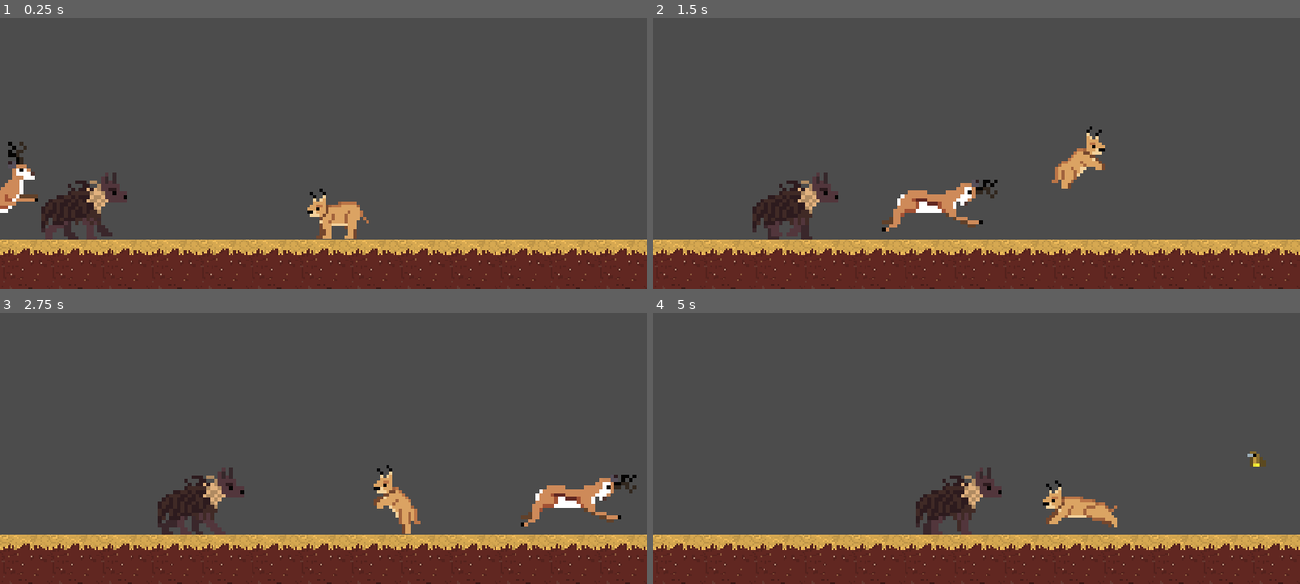
Above: before the commit, frames 1-4 (two rows, left to right).
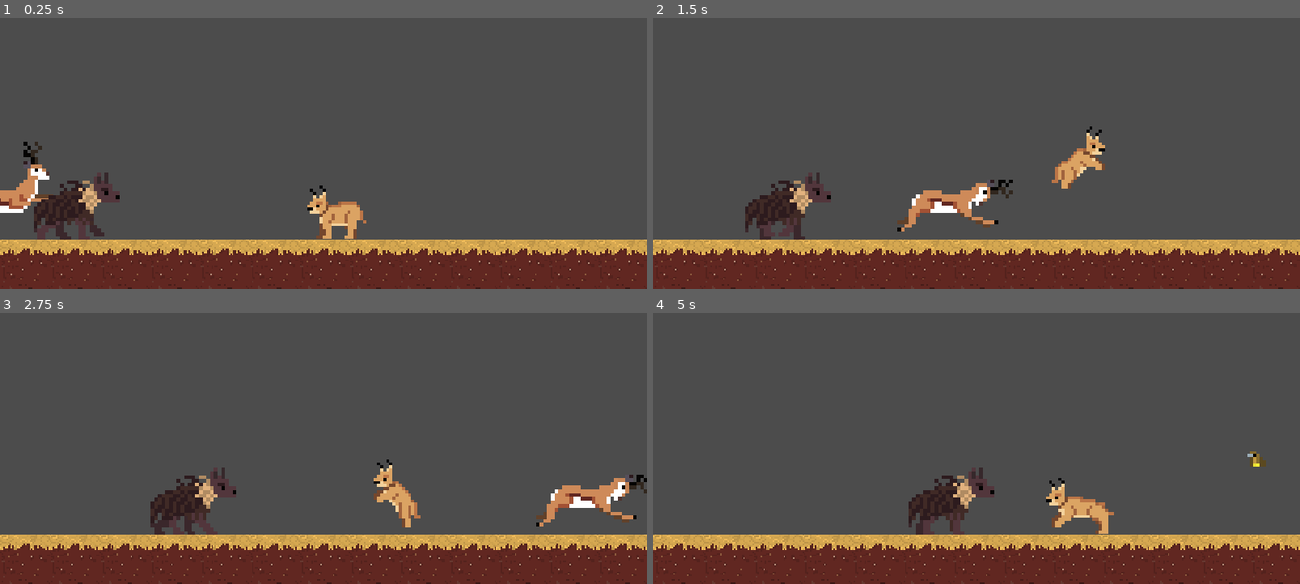
Above: after the commit, the same moments.

Repository: JoshuaW13/Floppa
Game: Godot game, scene res://World.tscn
Same seed, same stepped clock (60 frames per second), same inputs: the game is played once before the commit and once after it.
Inputs (mouse positions are in pixels of both pictures, inside the frame that each line leads up to):
- Up to frame 1 (0.25 s): no input
- Up to frame 2 (1.5 s): move the mouse to (1118, 96) at 0.52 s; hold D (MoveRight) from 0.53 s (still down); click (1118, 96) at 0.6 s; tap W (jump) at 0.77, 0.8, 1.07, 1.35 s; move the mouse to (847, 131) at 1.27 s
- Up to frame 3 (2.75 s): tap W (jump) at 1.52, 1.82, 2.3 s; click (194, 426) at 1.55 s; move the mouse to (388, 334) at 2.02 s; release D (MoveRight) at 2.03 s; hold A (MoveLeft) from 2.03 s (still down); click (388, 334) at 2.1 s
- Up to frame 4 (5 s): move the mouse to (944, 478) at 2.77 s; release A (MoveLeft) at 2.78 s; hold D (MoveRight) 2.78-4.28 s; click (944, 478) at 2.85 s; tap W (jump) at 3.02, 3.32, 3.6, 3.77, 4.07, 4.52, 4.82 s; move the mouse to (1170, 462) at 3.52 s; move the mouse to (782, 359) at 4.27 s; hold A (MoveLeft) from 4.28 s (still down); click (782, 359) at 4.35 s

The runs differ from the first frame. In frame 1, 2.2% of the frame differs, in the area x 0-57%, y 45-82%; in frame 2, 2.5%; in frame 3, 3.1%, in the area x 23-100%, y 54-82%; in frame 4, 1.5%.

Commit message:
Organized player animation code into state machine

Diff:
--- a/Actors/Player/PLayer.gd
+++ b/Actors/Player/PLayer.gd
@@ -8,6 +8,12 @@
 signal killed()
 
 #intitial variables
+enum states{
+	IDLE,
+	RUN,
+	JUMP,
+}
+var state = states.IDLE
 onready var animationPlayer = $AnimationPlayer;
 onready var invulnerableTimer = $InvulnerabilityTimer
 onready var damageStatesAnimations = $DamageStateAnimations;
@@ -78,72 +84,94 @@
 func jump(speed: Vector2, direction: Vector2):
 	return speed.y*direction.y
 
-#Decide animation state
-func _decide_state()-> void:
-	#Check for ground attack
-	if(Input.is_action_just_pressed("Attack") and is_on_floor()):
-		animationFree =0;
-		if (facing == "left"):
-			animationPlayer.play("AttackLeft");
-		elif (facing == "right"):
-			animationPlayer.play("AttackRight");
-	#Check if player is running
-	if(velocity.x < 0 and is_on_floor() and animationFree):
-		facing = "left";
-		animationPlayer.play("RunLeft");
-	elif(velocity.x > 0 and is_on_floor() and animationFree):
+#Animation State Handlers
+func idle_state():
+	if !is_on_floor():
+		state = states.JUMP
+		start_jump_anim()
+		return
+	if Input.is_action_just_pressed("Attack"):
+		attack()
+	if !animationFree:
+		return
+	if facing == "left":
+		animationPlayer.play("IdleLeft")
+	if facing == "right":
+		animationPlayer.play("IdleRight")
+	if velocity.x != 0:
+		state = states.RUN
+
+func run_state():
+	if !is_on_floor():
+		state = states.JUMP
+		start_jump_anim()
+		return
+	if Input.is_action_just_pressed("Attack"):
+		attack()
+	if !animationFree:
+		return
+	if velocity.x < 0:
+		facing = "left"
+		animationPlayer.play("RunLeft")
+	if velocity.x > 0:
 		facing = "right"
 		animationPlayer.play("RunRight")
-	#Check if Idle
-	elif( velocity.x == 0.0	and is_on_floor() and facing == "left" and animationFree):
-		animationPlayer.play("IdleLeft");
-	elif( velocity.x == 0 and is_on_floor() and facing == "right" and animationFree):
+	if velocity.x == 0:
+		state = states.IDLE
+
+func attack():
+	animationFree = 0;
+	if facing == "left":
+		animationPlayer.play("AttackLeft")
+	if facing == "right":
+		animationPlayer.play("AttackRight")
+
+func start_jump_anim():
+	if facing == "left":
+		animationPlayer.play("JumpLeftStart")
+		animationPlayer.queue("JumpLeft")
+	if facing == "right":
+		animationPlayer.play("JumpRightStart")
+		animationPlayer.queue("JumpRight")
+
+func jump_state():
+	if is_on_floor():
+		state = states.IDLE
+		attacked =0
+		return
+	if Input.is_action_just_pressed("Attack"):
+		if attacked == 0:
+			aerial_attack()
+
+func aerial_attack():
+	attacked = 1
+	if facing == "left":
+		animationPlayer.play("AerialAttackLeft")
+		animationPlayer.queue("JumpLeft")
+	if facing == "right":
+		animationPlayer.play("AerialAttackRight")
+		animationPlayer.queue("JumpRight")
+
+func _on_AnimationPlayer_animation_finished(anim_name: String) -> void:
+	animationFree = 1
+	if anim_name == "AttackLeft":
+		animationPlayer.play("IdleLeft")
+	if anim_name == "AttackRight":
 		animationPlayer.play("IdleRight")
-	#Check if Jumnp animations should start
-	elif((animationPlayer.current_animation == "RunLeft" or animationPlayer.current_animation == "IdleLeft")
-	and velocity.y <0 and !is_on_floor()):
-		facing = "left";
-		animationPlayer.play("JumpLeftStart");
-	elif((animationPlayer.current_animation == "RunRight" or animationPlayer.current_animation == "IdleRight")
-	and velocity.y <0 and !is_on_floor()):
-		facing = "right";
-		animationPlayer.play("JumpRightStart");
-	#Check if attack animations should play
-	elif(Input.is_action_just_pressed("Attack") and !is_on_floor() and attacked == 0):
-		attacked = 1
-		if (facing == "left"):
-			animationPlayer.play("AerialAttackLeft");
-		elif (facing == "right"):
-			animationPlayer.play("AerialAttackRight");
-
-
-
-#Some animation states play on finish of others
-func _on_AnimationPlayer_animation_finished(anim_name: String) -> void:
-	if anim_name == "JumpLeftStart":
-		animationPlayer.play("JumpLeft");
-	elif anim_name == "JumpRightStart":
-		animationPlayer.play("JumpRight")
-	elif anim_name == "AerialAttackLeft":
-		if !is_on_floor():
-			animationPlayer.play("JumpLeft");
-		elif is_on_floor():
-			animationPlayer.play("IdleLeft");
-	elif anim_name == "AerialAttackRight":
-		if !is_on_floor():
-			animationPlayer.play("JumpRight");
-		elif is_on_floor():
-			animationPlayer.play("IdleRight");
-	elif anim_name == "AttackLeft" or anim_name == "AttackRight":
-		animationFree = 1;
-
 
 func _physics_process(delta: float) -> void:
 	#print(health)
 	var is_jump_interrupted = Input.is_action_just_released("jump") and velocity.y <0.0 #see if jump interupted
 	if is_on_floor(): attacked = 0; #Check if can attack again
 	var direction = get_direction() #calc direction
-	_decide_state(); #deiced animation state
+	#handle animation state
+	match state:
+		states.IDLE:
+			idle_state()
+		states.RUN:
+			run_state()
+		states.JUMP:
+			jump_state()
 	velocity = calculate_move_velocity(velocity, PLAYER_SPEED, direction, is_jump_interrupted); #calc velocty
 	position.x = clamp(position.x, 16, screen_size.x-11);
 	position.y = clamp(position.y, 0 ,screen_size.y);
--- a/Actors/Player/PLayer.tscn
+++ b/Actors/Player/PLayer.tscn
@@ -220,7 +220,7 @@
 "times": PoolRealArray( 0.2 ),
 "transitions": PoolRealArray( 1 ),
 "update": 0,
-"values": [ Vector2( -26.0139, 1.18921 ) ]
+"values": [ Vector2( 7.72985, 5.05412 ) ]
 }
 tracks/3/type = "value"
 tracks/3/path = NodePath("Position2D2:scale")
@@ -317,10 +317,10 @@
 tracks/2/imported = false
 tracks/2/enabled = true
 tracks/2/keys = {
-"times": PoolRealArray( 0.2 ),
-"transitions": PoolRealArray( 1 ),
-"update": 0,
-"values": [ Vector2( -26.0139, 1.18921 ) ]
+"times": PoolRealArray( 0.2, 0.3 ),
+"transitions": PoolRealArray( 1, 1 ),
+"update": 0,
+"values": [ Vector2( -26.0139, 1.18921 ), Vector2( 7.5812, 5.50008 ) ]
 }
 tracks/3/type = "value"
 tracks/3/path = NodePath("Position2D2:scale")
@@ -803,8 +803,8 @@
 height = 16.918
 
 [sub_resource type="CapsuleShape2D" id=18]
-radius = 6.69691
-height = 12.1361
+radius = 16.3509
+height = 0.0
 
 [sub_resource type="CapsuleShape2D" id=19]
 radius = 12.7577
@@ -826,6 +826,7 @@
 texture = ExtResource( 1 )
 vframes = 7
 hframes = 10
+frame = 46
 
 [node name="Detection range" type="Area2D" parent="."]
 collision_mask = 10
@@ -857,8 +858,7 @@
 anims/Rest = SubResource( 16 )
 
 [node name="Position2D" type="Position2D" parent="."]
-position = Vector2( -4.014, 0 )
-scale = Vector2( -1, 1 )
+position = Vector2( -2.082, 0 )
 
 [node name="Hitbox" type="Area2D" parent="Position2D"]
 position = Vector2( -16.7975, -11.2975 )
@@ -871,8 +871,8 @@
 disabled = true
 
 [node name="Position2D2" type="Position2D" parent="."]
-position = Vector2( 0, 2.97302 )
-scale = Vector2( -1, 1 )
+position = Vector2( -5.91889, 3.12167 )
+rotation = -3.14159
 
 [node name="GroundHitbox" type="Area2D" parent="Position2D2"]
 position = Vector2( 5.35143, -1.04055 )
@@ -880,14 +880,14 @@
 collision_mask = 132
 
 [node name="CollisionShape2D" type="CollisionShape2D" parent="Position2D2/GroundHitbox"]
-visible = false
 modulate = Color( 0.878431, 0.588235, 0.176471, 1 )
-position = Vector2( -26.0139, 1.18921 )
+position = Vector2( 7.72985, 5.05412 )
 shape = SubResource( 18 )
 disabled = true
 
 [node name="HurtBox" type="Area2D" parent="."]
-position = Vector2( 0, 4.20448 )
+position = Vector2( -0.530032, -2.15278 )
+rotation = 0.785398
 collision_layer = 64
 collision_mask = 32
 
--- a/World.tscn
+++ b/World.tscn
@@ -78,8 +78,8 @@
 autostart = true
 
 [node name="springbok" parent="." instance=ExtResource( 5 )]
-position = Vector2( -41.7444, 158.204 )
+position = Vector2( -32, 161 )
 
 [node name="brownhyena" parent="." instance=ExtResource( 4 )]
-position = Vector2( 47.931, 163.974 )
+position = Vector2( 43, 170.5 )
 [connection signal="timeout" from="PreySpawner/Timer" to="PreySpawner" method="_on_Timer_timeout"]
